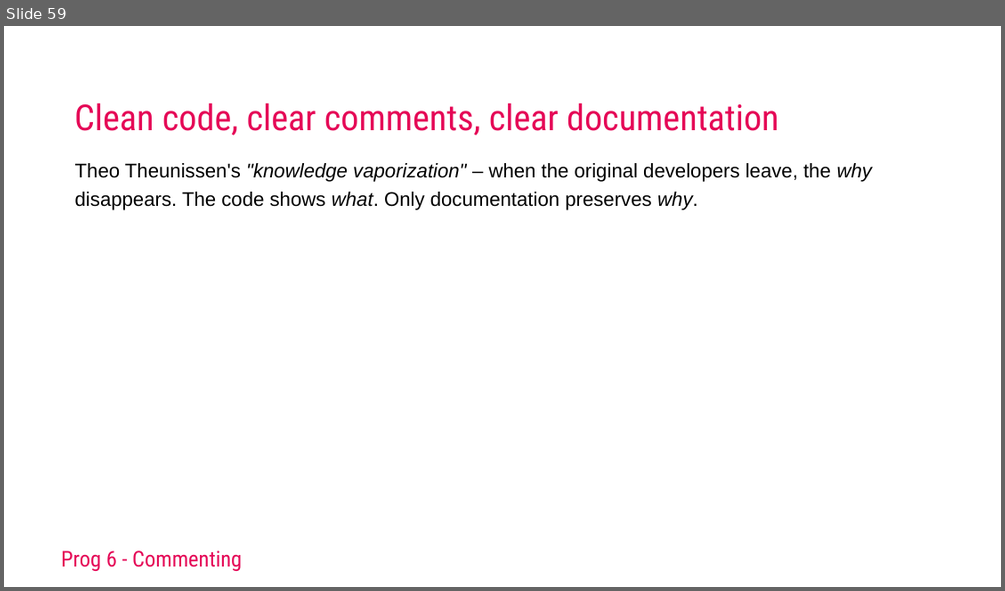
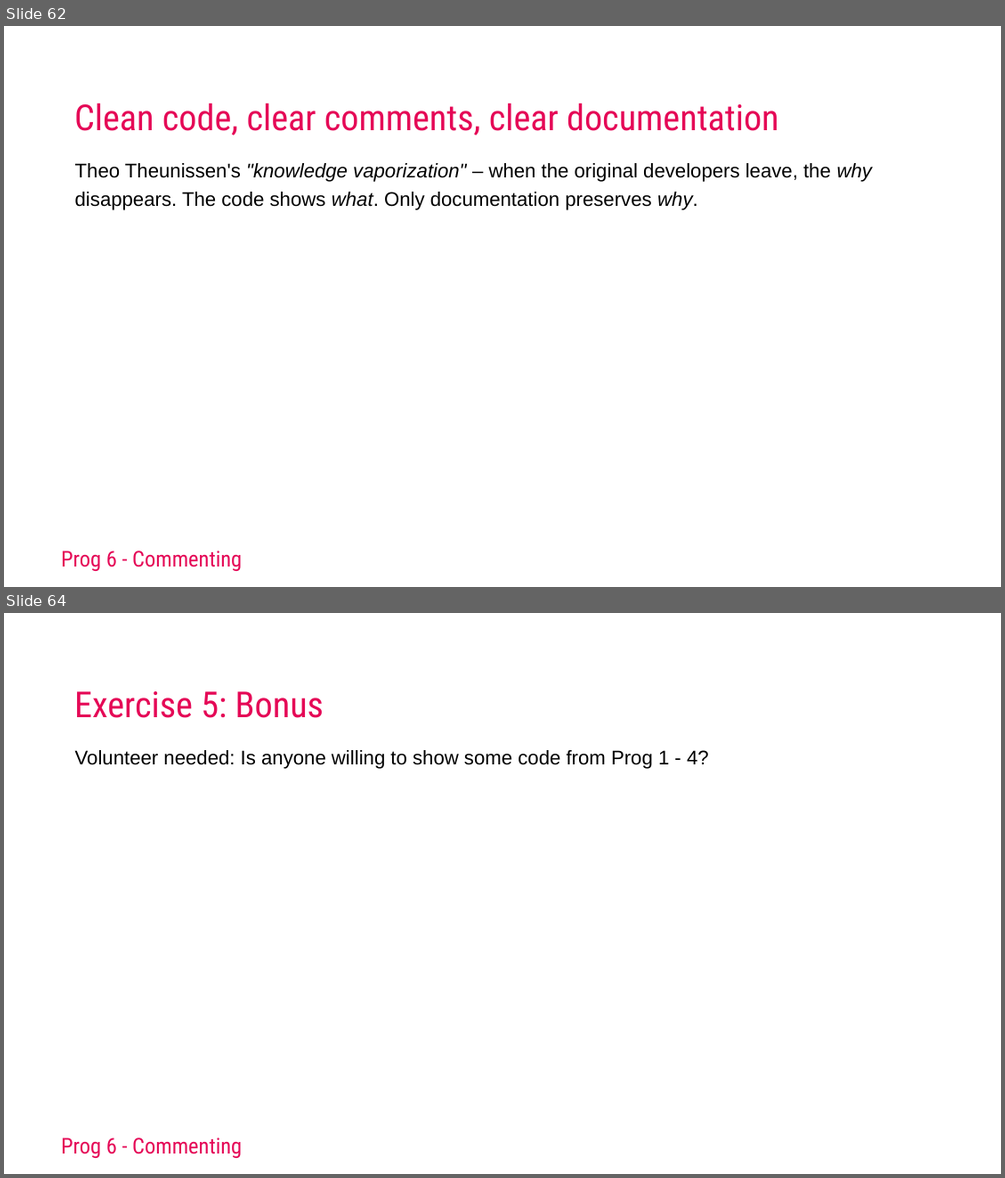
Before and after one commit to AEAEmbedded/ESE_PROG, a slide deck: Workshops/Commenting/Keynotes/Workshop Commenting 2025.pptx. Shown one above the other, each under a label of ours: slide 59 before the commit, slides 62 and 64 after it; the slides between them are not shown. The pictures are 1005x591 and 1005x1178 pixels, drawn with LibreOffice and Linux fonts; fonts in the diff are those of the drawing; background and template pictures are left out. Boxes give left, top, right and bottom in pixels: in the first picture for what was removed or moved away, otherwise in the second. Text is boxed around its words. In the diff, an @@ line names an element or a change of style, - is before the commit and + after.

```diff
--- a/Workshops/Commenting/Keynotes/Workshop Commenting 2025.pptx
+++ b/Workshops/Commenting/Keynotes/Workshop Commenting 2025.pptx
@@ slide 64 added at (4,613,1001,1174), background #FFFFFF; not listed: 1 template element that a slide beside it also shows @@
@@ title added at (74,691,324,718), 69 pt, text #E50856 @@
+Exercise 5: Bonus
@@ text added at (75,750,709,769), 38 pt, text #000000 @@
+Volunteer needed: Is anyone willing to show some code from Prog 1 - 4?
@@ what was slide 59 is now slide 62 @@
```
Also in this commit, not shown: 16 other slides added, 10 other files.
